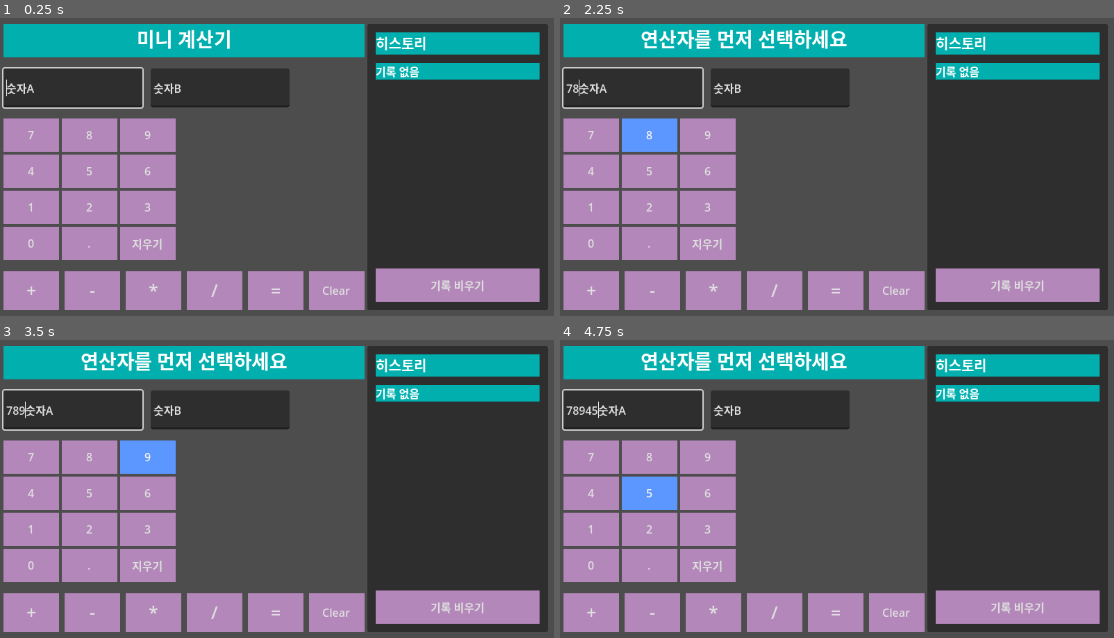
Above: before the commit, frames 1-4 (two rows, left to right).
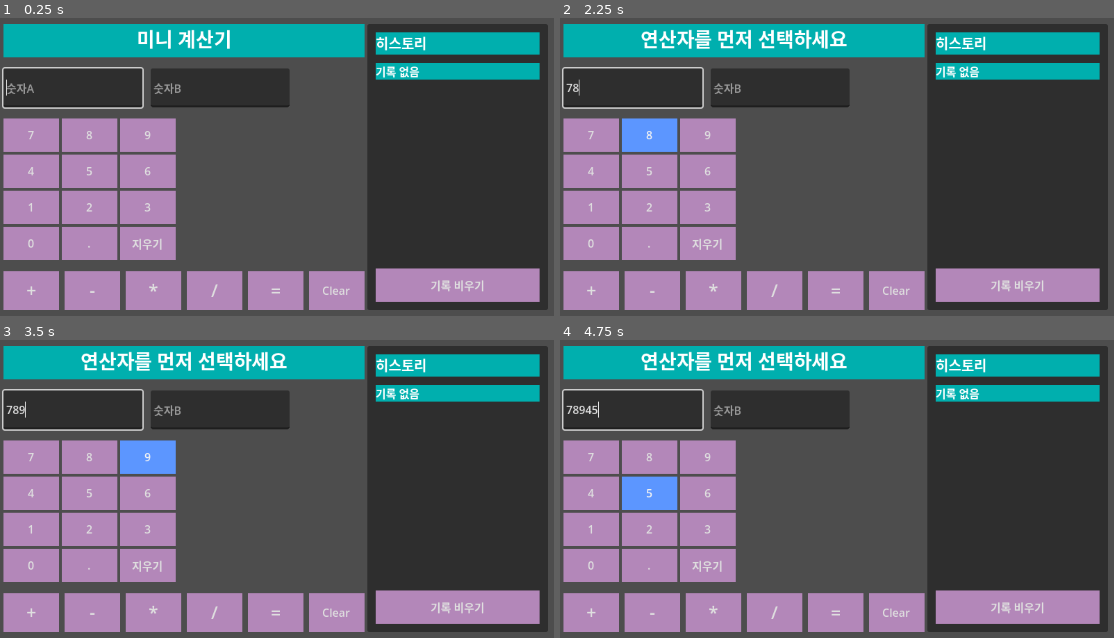
Above: after the commit, the same moments.

Repository: jhseo1211/cal-seo
Game: Godot game, scene res://Calculator.tscn
The game is run twice, just before and just after one commit, with the same random seed, the same clock (stepped at 60 frames per second) and the same inputs.
Inputs:
- Up to frame 1 (0.25 s): no input
- Up to frame 2 (2.25 s): click "=" at 0.5 s; click "7" at 1.25 s; click "8" at 2 s
- Up to frame 3 (3.5 s): click "9" at 2.75 s
- Up to frame 4 (4.75 s): click "4" at 3.5 s; click "5" at 4.25 s

The runs differ from the first frame. In frame 1, 0.2% of the frame differs, in the area x 1-33%, y 21-27%; in frame 2, 0.2%; in frame 3, 0.2%; in frame 4, 0.3%.

Commit message:
Improve UX: Clear inputs after calculation for immediate new entry
= 버튼을 누르면 입력 칸이 모두 비워지고, 새 숫자를 바로 입력할 수 있도록 개선. 입력 필드 placeholder 추가 및 컴파일 경고 수정.

🤖 Generated with [Claude Code](https://claude.com/claude-code)

Co-Authored-By: Claude <noreply@anthropic.com>

Diff:
--- a/Calculator.gd
+++ b/Calculator.gd
@@ -112,13 +112,13 @@
 	_history.record(current_op, outcome.a, outcome.b, outcome.display_text, outcome.value)
 	_refresh_history()
 
-	input_a.text = outcome.display_text
+	input_a.text = ""
 	input_b.text = ""
 	_pending_operator = ""
-	_should_reset_input = true
+	_should_reset_input = false
 	_set_active_input(input_a)
 	input_a.grab_focus()
-	input_a.caret_column = input_a.text.length()
+	input_a.caret_column = 0
 
 func get_history() -> Array:
 	return _history.get_entries()
@@ -143,6 +143,7 @@
 
 func _format_history_entry(entry: Dictionary) -> String:
 	var timestamp: float = float(entry.get("timestamp", Time.get_unix_time_from_system()))
+	@warning_ignore("narrowing_conversion")
 	var time_dict: Dictionary = Time.get_datetime_dict_from_unix_time(timestamp)
 	var hour := int(time_dict.get("hour", 0))
 	var minute := int(time_dict.get("minute", 0))
--- a/Calculator.tscn
+++ b/Calculator.tscn
@@ -38,158 +38,158 @@
 offset_bottom = 40.0
 
 [node name="RootRow" type="HBoxContainer" parent="MarginContainer"]
+custom_minimum_size = Vector2(640, 0)
 layout_mode = 2
 size_flags_horizontal = 3
 size_flags_vertical = 3
-custom_minimum_size = Vector2(640, 0)
 
 [node name="MainColumn" type="VBoxContainer" parent="MarginContainer/RootRow"]
+custom_minimum_size = Vector2(360, 0)
 layout_mode = 2
 size_flags_horizontal = 3
 size_flags_vertical = 3
 theme_override_constants/separation = 16
-custom_minimum_size = Vector2(360, 0)
 
 [node name="Title" type="Label" parent="MarginContainer/RootRow/MainColumn"]
+custom_minimum_size = Vector2(0, 48)
 layout_mode = 2
 theme = SubResource("Theme_pw31j")
 theme_override_font_sizes/font_size = 28
 text = "미니 계산기"
 horizontal_alignment = 1
-custom_minimum_size = Vector2(0, 48)
 
 [node name="DisplayRow" type="HBoxContainer" parent="MarginContainer/RootRow/MainColumn"]
+custom_minimum_size = Vector2(0, 56)
 layout_mode = 2
 theme_override_constants/separation = 12
-custom_minimum_size = Vector2(0, 56)
 
 [node name="InputA" type="LineEdit" parent="MarginContainer/RootRow/MainColumn/DisplayRow"]
 custom_minimum_size = Vector2(200, 0)
 layout_mode = 2
-text = "숫자A"
+placeholder_text = "숫자A"
 
 [node name="InputB" type="LineEdit" parent="MarginContainer/RootRow/MainColumn/DisplayRow"]
 custom_minimum_size = Vector2(200, 0)
 layout_mode = 2
-text = "숫자B"
+placeholder_text = "숫자B"
 
 [node name="KeypadColumn" type="VBoxContainer" parent="MarginContainer/RootRow/MainColumn"]
+custom_minimum_size = Vector2(0, 200)
 layout_mode = 2
 theme_override_constants/separation = 8
-custom_minimum_size = Vector2(0, 200)
 
 [node name="KeypadGrid" type="GridContainer" parent="MarginContainer/RootRow/MainColumn/KeypadColumn"]
+custom_minimum_size = Vector2(240, 192)
 layout_mode = 2
 theme = ExtResource("2_v7csn")
 columns = 3
-custom_minimum_size = Vector2(240, 192)
 
 [node name="Btn7" type="Button" parent="MarginContainer/RootRow/MainColumn/KeypadColumn/KeypadGrid"]
+custom_minimum_size = Vector2(80, 48)
 layout_mode = 2
 theme = SubResource("Theme_q5aib")
 text = "7"
-custom_minimum_size = Vector2(80, 48)
 
 [node name="Btn8" type="Button" parent="MarginContainer/RootRow/MainColumn/KeypadColumn/KeypadGrid"]
+custom_minimum_size = Vector2(80, 48)
 layout_mode = 2
 text = "8"
-custom_minimum_size = Vector2(80, 48)
 
 [node name="Btn9" type="Button" parent="MarginContainer/RootRow/MainColumn/KeypadColumn/KeypadGrid"]
+custom_minimum_size = Vector2(80, 48)
 layout_mode = 2
 text = "9"
-custom_minimum_size = Vector2(80, 48)
 
 [node name="Btn4" type="Button" parent="MarginContainer/RootRow/MainColumn/KeypadColumn/KeypadGrid"]
+custom_minimum_size = Vector2(80, 48)
 layout_mode = 2
 text = "4"
-custom_minimum_size = Vector2(80, 48)
 
 [node name="Btn5" type="Button" parent="MarginContainer/RootRow/MainColumn/KeypadColumn/KeypadGrid"]
+custom_minimum_size = Vector2(80, 48)
 layout_mode = 2
 text = "5"
-custom_minimum_size = Vector2(80, 48)
 
 [node name="Btn6" type="Button" parent="MarginContainer/RootRow/MainColumn/KeypadColumn/KeypadGrid"]
+custom_minimum_size = Vector2(80, 48)
 layout_mode = 2
 text = "6"
-custom_minimum_size = Vector2(80, 48)
 
 [node name="Btn1" type="Button" parent="MarginContainer/RootRow/MainColumn/KeypadColumn/KeypadGrid"]
+custom_minimum_size = Vector2(80, 48)
 layout_mode = 2
 text = "1"
-custom_minimum_size = Vector2(80, 48)
 
 [node name="Btn2" type="Button" parent="MarginContainer/RootRow/MainColumn/KeypadColumn/KeypadGrid"]
+custom_minimum_size = Vector2(80, 48)
 layout_mode = 2
 text = "2"
-custom_minimum_size = Vector2(80, 48)
 
 [node name="Btn3" type="Button" parent="MarginContainer/RootRow/MainColumn/KeypadColumn/KeypadGrid"]
+custom_minimum_size = Vector2(80, 48)
 layout_mode = 2
 text = "3"
-custom_minimum_size = Vector2(80, 48)
 
 [node name="Btn0" type="Button" parent="MarginContainer/RootRow/MainColumn/KeypadColumn/KeypadGrid"]
+custom_minimum_size = Vector2(80, 48)
 layout_mode = 2
 text = "0"
-custom_minimum_size = Vector2(80, 48)
 
 [node name="BtnDecimal" type="Button" parent="MarginContainer/RootRow/MainColumn/KeypadColumn/KeypadGrid"]
+custom_minimum_size = Vector2(80, 48)
 layout_mode = 2
 text = "."
-custom_minimum_size = Vector2(80, 48)
 
 [node name="BtnBackspace" type="Button" parent="MarginContainer/RootRow/MainColumn/KeypadColumn/KeypadGrid"]
+custom_minimum_size = Vector2(80, 48)
 layout_mode = 2
 text = "지우기"
-custom_minimum_size = Vector2(80, 48)
 
 [node name="OpsRow" type="HBoxContainer" parent="MarginContainer/RootRow/MainColumn"]
+custom_minimum_size = Vector2(0, 56)
 layout_mode = 2
 theme_override_constants/separation = 8
-custom_minimum_size = Vector2(0, 56)
 
 [node name="BtnAdd" type="Button" parent="MarginContainer/RootRow/MainColumn/OpsRow"]
+custom_minimum_size = Vector2(80, 48)
 layout_mode = 2
 theme = ExtResource("2_v7csn")
 theme_override_font_sizes/font_size = 25
 text = "+"
-custom_minimum_size = Vector2(80, 48)
 
 [node name="BtnSub" type="Button" parent="MarginContainer/RootRow/MainColumn/OpsRow"]
+custom_minimum_size = Vector2(80, 48)
 layout_mode = 2
 theme = ExtResource("2_v7csn")
 theme_override_font_sizes/font_size = 25
 text = "-"
-custom_minimum_size = Vector2(80, 48)
 
 [node name="BtnMul" type="Button" parent="MarginContainer/RootRow/MainColumn/OpsRow"]
+custom_minimum_size = Vector2(80, 48)
 layout_mode = 2
 theme = ExtResource("2_v7csn")
 theme_override_font_sizes/font_size = 25
 text = "*"
-custom_minimum_size = Vector2(80, 48)
 
 [node name="BtnDiv" type="Button" parent="MarginContainer/RootRow/MainColumn/OpsRow"]
+custom_minimum_size = Vector2(80, 48)
 layout_mode = 2
 theme = ExtResource("2_v7csn")
 theme_override_font_sizes/font_size = 25
 text = "/"
-custom_minimum_size = Vector2(80, 48)
 
 [node name="BtnEquals" type="Button" parent="MarginContainer/RootRow/MainColumn/OpsRow"]
+custom_minimum_size = Vector2(80, 48)
 layout_mode = 2
 theme = ExtResource("2_v7csn")
 theme_override_font_sizes/font_size = 25
 text = "="
-custom_minimum_size = Vector2(80, 48)
 
 [node name="BtnClear" type="Button" parent="MarginContainer/RootRow/MainColumn/OpsRow"]
+custom_minimum_size = Vector2(80, 48)
 layout_mode = 2
 theme = ExtResource("2_v7csn")
 text = "Clear"
-custom_minimum_size = Vector2(80, 48)
 
 [node name="HistoryPanel" type="PanelContainer" parent="MarginContainer/RootRow"]
 custom_minimum_size = Vector2(260, 0)
@@ -206,33 +206,33 @@
 theme_override_constants/margin_bottom = 12
 
 [node name="HistoryColumn" type="VBoxContainer" parent="MarginContainer/RootRow/HistoryPanel/HistoryMargin"]
+custom_minimum_size = Vector2(0, 200)
 layout_mode = 2
 size_flags_vertical = 3
 theme = SubResource("Theme_r2giv")
 theme_override_constants/separation = 12
-custom_minimum_size = Vector2(0, 200)
 
 [node name="HistoryTitle" type="Label" parent="MarginContainer/RootRow/HistoryPanel/HistoryMargin/HistoryColumn"]
+custom_minimum_size = Vector2(0, 32)
 layout_mode = 2
 theme_override_font_sizes/font_size = 20
 text = "히스토리"
-custom_minimum_size = Vector2(0, 32)
 
 [node name="HistoryScroll" type="ScrollContainer" parent="MarginContainer/RootRow/HistoryPanel/HistoryMargin/HistoryColumn"]
+custom_minimum_size = Vector2(0, 160)
 layout_mode = 2
 size_flags_vertical = 3
 follow_focus = true
+
+[node name="HistoryList" type="VBoxContainer" parent="MarginContainer/RootRow/HistoryPanel/HistoryMargin/HistoryColumn/HistoryScroll"]
 custom_minimum_size = Vector2(0, 160)
-
-[node name="HistoryList" type="VBoxContainer" parent="MarginContainer/RootRow/HistoryPanel/HistoryMargin/HistoryColumn/HistoryScroll"]
 layout_mode = 2
 size_flags_horizontal = 3
 size_flags_vertical = 3
 theme_override_constants/separation = 8
-custom_minimum_size = Vector2(0, 160)
 
 [node name="BtnHistoryClear" type="Button" parent="MarginContainer/RootRow/HistoryPanel/HistoryMargin/HistoryColumn"]
+custom_minimum_size = Vector2(80, 48)
 layout_mode = 2
 theme = ExtResource("2_v7csn")
 text = "기록 비우기"
-custom_minimum_size = Vector2(80, 48)
